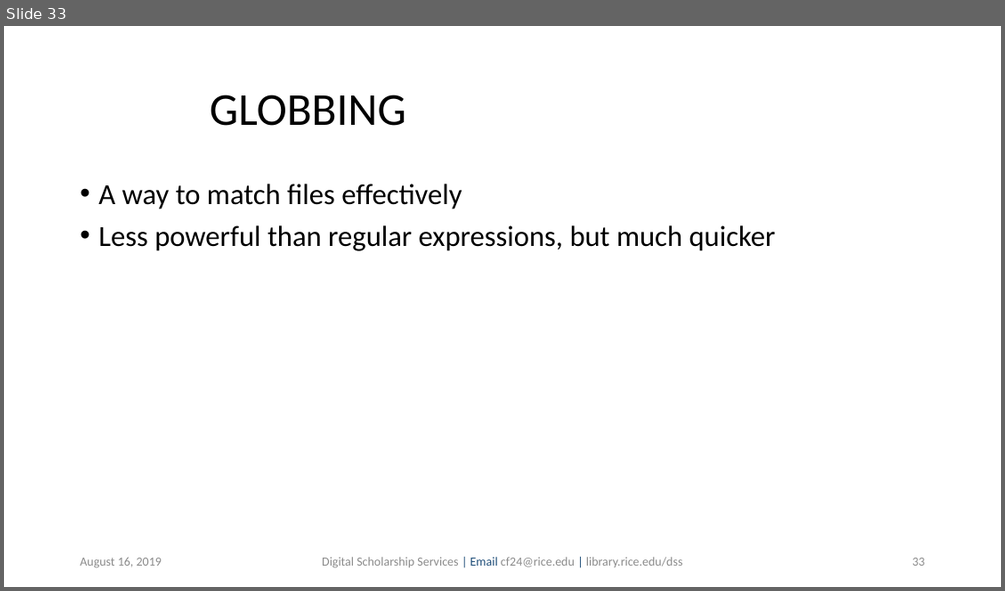
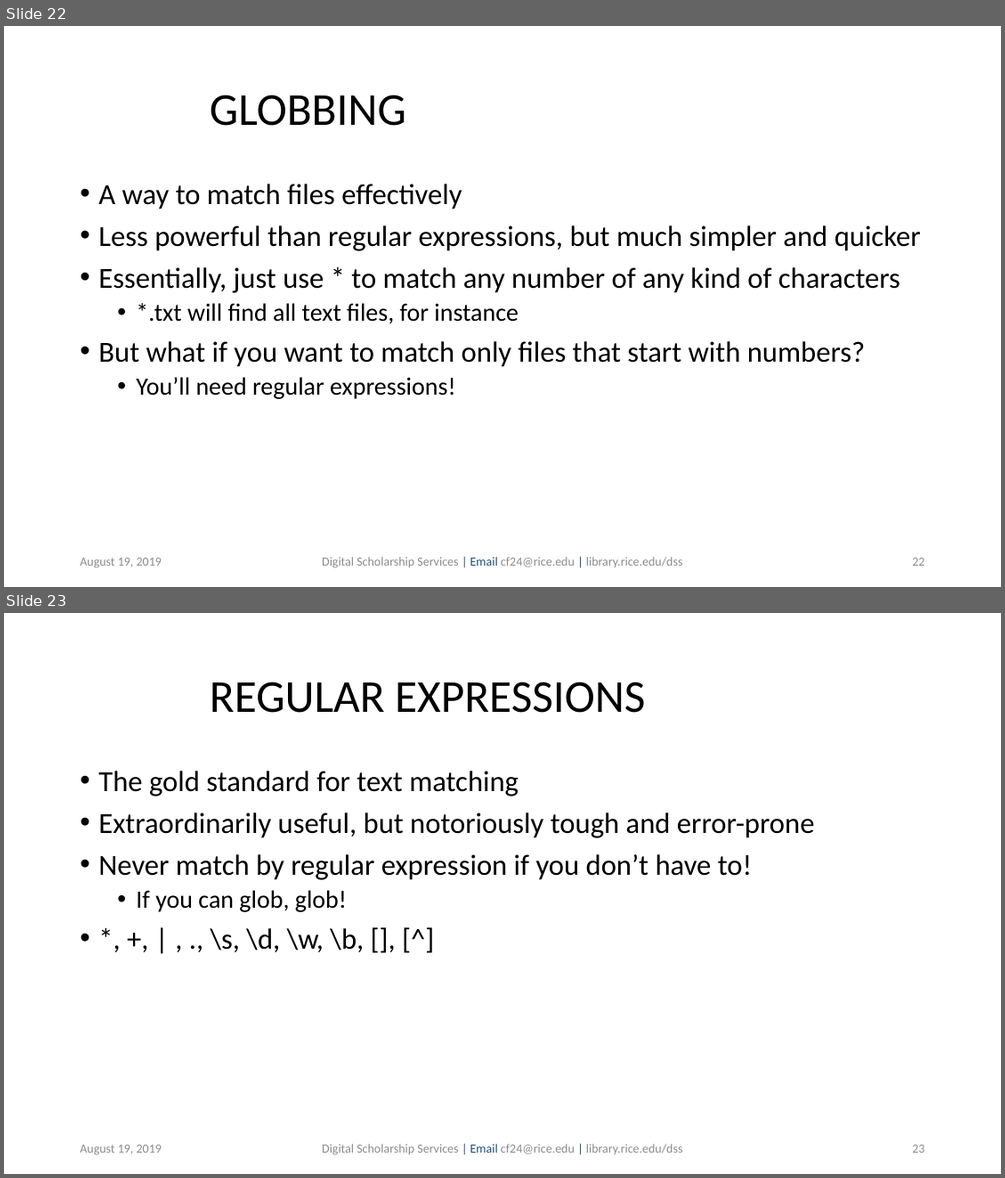
Before and after one commit to bakitybacon/rice-data-and-donuts, a slide deck: bash/Introduction to Bash.pptx. Shown one above the other, each under a label of ours: slide 33 before the commit, slides 22 and 23 after it. The pictures are 1005x591 and 1005x1178 pixels, drawn with LibreOffice and Linux fonts; fonts in the diff are those of the drawing; background and template pictures are left out. Boxes give left, top, right and bottom in pixels: in the first picture for what was removed or moved away, otherwise in the second. Text is boxed around its words. In the diff, an @@ line names an element or a change of style, - is before the commit and + after.

Commit message:
add more on regex and matching

```diff
--- a/bash/Introduction to Bash.pptx
+++ b/bash/Introduction to Bash.pptx
@@ slide 23 added at [4, 613, 1001, 1174], background #FFFFFF @@
@@ title added at [210, 682, 645, 713], 44 pt, text #000000 @@
+REGULAR EXPRESSIONS
@@ text added at [98, 771, 815, 952], 28 pt, text #000000 @@
+• The gold standard for text matching
+• Extraordinarily useful, but notoriously tough and error-prone
+• Never match by regular expression if you don’t have to!
+  • If you can glob, glob!
+• *, +, | , ., \s, \d, \w, \b, [], [^]
@@ text added at [80, 1144, 162, 1155], 12 pt, text #8C8C8C @@
+August 19, 2019
@@ text added at [322, 1143, 683, 1155], 12 pt, text #8C8C8C @@
+Digital Scholarship Services | Email cf24@rice.edu | library.rice.edu/dss
@@ page number added at [912, 1144, 924, 1152], 12 pt, text #8C8C8C @@
+23
@@ what was slide 33 is now slide 22 @@
@@ slide 22 changed as well @@
@@ text at [98, 225, 921, 399]: text changed @@
-• Less powerful than regular expressions, but much quicker
+• Less powerful than regular expressions, but much simpler and quicker
+• Essentially, just use * to match any number of any kind of characters
+  • *.txt will find all text files, for instance
+• But what if you want to match only files that start with numbers?
+  • You’ll need regular expressions!
@@ text at [80, 557, 162, 568]: text changed @@
-August 16, 2019
+August 19, 2019
@@ page number at [912, 557, 924, 565]: text changed @@
-33
+22
```
Also in this commit, not shown: 45 other slides changed.
